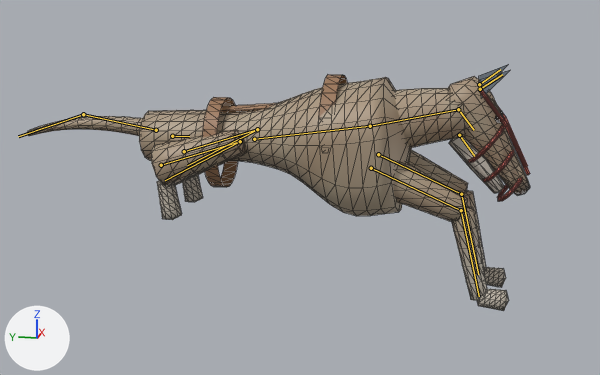
Renders of the glTF model assets/creatures/raid_hound/raid_hound.glb from each side of a commit.
Both versions are drawn from a 50 mm camera at (-2.763, -0.592, 0.826) aimed at (0.003, -0.039, 0.135). Every picture has the same lights, and +X, +Y and +Z are marked at lower left. The picture after the commit comes second. Both versions are drawn at frame 32 of the action 'ko'; the numbers are the values there. The bones that change, and the others that lie on the model, are drawn over the model as lines. Mesh edges are drawn as thin lines.

In view in the first picture: 'raid_hound'.
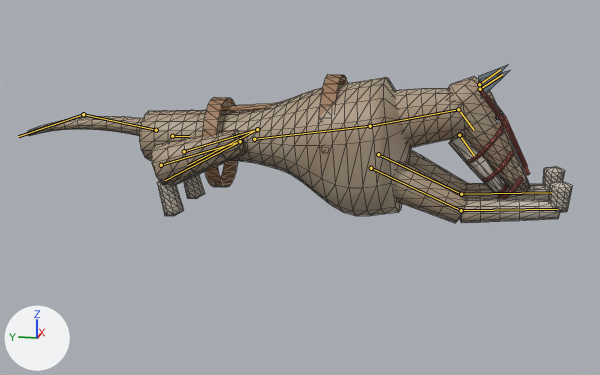
Boxes [x1, y1, x2, y2] around the edits, measured in the pictures (600 x 375 px):
'raid_hound', posed (9% wider, 36% shorter)
    before: [27, 65, 530, 311]
    after: [27, 65, 573, 223]
bone 'fl_lower', root to tip
    before: (461, 194) to (478, 274)
    after: (461, 194) to (551, 192)
bone 'fr_lower', root to tip
    before: (461, 210) to (479, 296)
    after: (461, 210) to (558, 209)

The edits, one by one:
Bone 'fl_lower' (bone_fl_lower) turns from (60, 0, 0) to (-20, 0, 0) degrees about its own x, y and z.
Bone 'fr_lower' (bone_fr_lower) turns from (60, 0, 0) to (-20, 0, 0) degrees about its own x, y and z.
